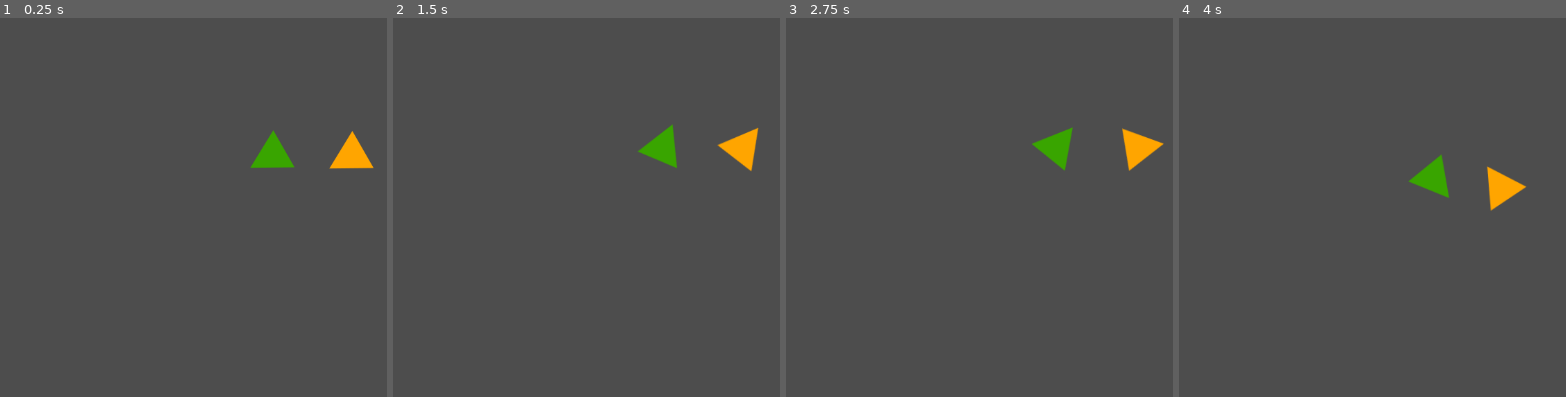
Above: before the commit, frames 1-4 (left to right).
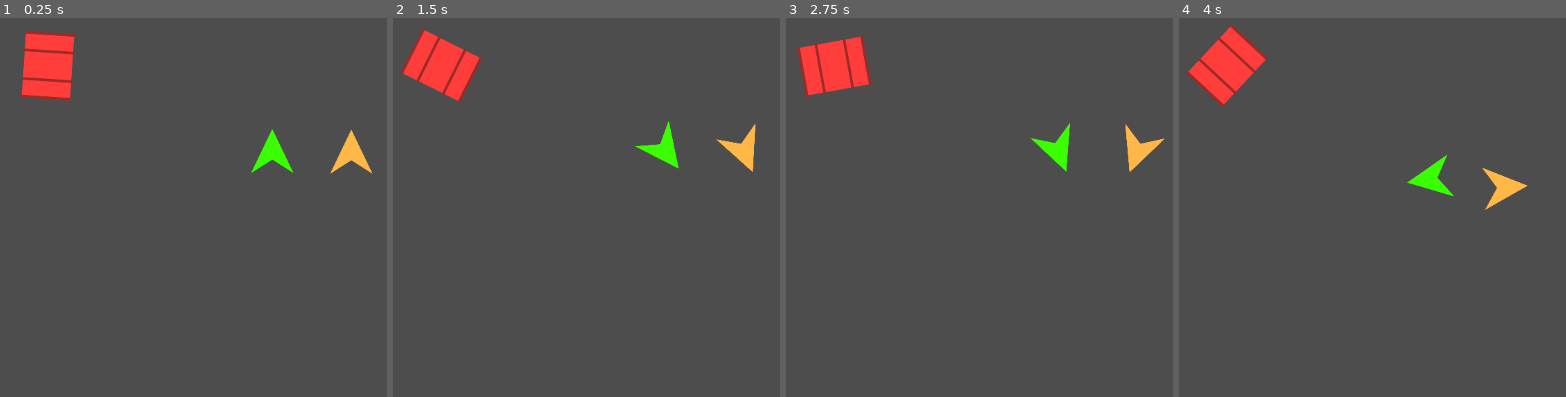
Above: after the commit, the same moments.

Repository: tsraveling/dog-fight
Game: Godot game, scene res://prototypes/flight-model/ProtoFlightModel.tscn
Two runs of this game, one before a commit and one after it. Both use one fixed random seed, a clock stepped at 60 frames per second and the inputs below.
Inputs:
- Up to frame 1 (0.25 s): no input
- Up to frame 2 (1.5 s): tap Enter at 0.5 s; hold D (move_right) 0.53-1.28 s; hold A (move_left) from 1.28 s (still down)
- Up to frame 3 (2.75 s): release A (move_left) at 2.03 s; hold D (move_right) from 2.03 s (still down)
- Up to frame 4 (4 s): release D (move_right) at 2.78 s; hold W (move_up) 2.78-3.53 s; hold A (move_left) from 3.53 s (still down)

The runs differ from the first frame. In frame 1, 3.5% of the frame differs, in the area x 5-97%, y 3-42%; in frame 2, 3.5%; in frame 3, 3.5%; in frame 4, 3.5%.

Commit message:
adds barrel, changes ship icon

Diff:
--- a/client/prototypes/flight-model/ProtoFlightModel.tscn
+++ b/client/prototypes/flight-model/ProtoFlightModel.tscn
@@ -1,15 +1,26 @@
-[gd_scene load_steps=4 format=3 uid="uid://dd5pg7d1rf4es"]
+[gd_scene load_steps=7 format=3 uid="uid://dd5pg7d1rf4es"]
 
 [ext_resource type="PackedScene" uid="uid://d4friu48rt3e3" path="res://prototypes/flight-model/ship/proto-ship.tscn" id="1_h5wyc"]
 [ext_resource type="PackedScene" uid="uid://l43o75meywml" path="res://prototypes/flight-model/ship/proto-ship2.tscn" id="2_hibgq"]
 [ext_resource type="Script" path="res://prototypes/flight-model/ship/proto_ship_2.gd" id="3_b3st3"]
+[ext_resource type="Texture2D" uid="uid://dl0bxvdrpmd0q" path="res://assets/art/dev/ship.png" id="4_8kdtw"]
+[ext_resource type="PackedScene" uid="uid://durquigb4jng4" path="res://prototypes/flight-model/barrel/barrel.tscn" id="5_ihrxn"]
+[ext_resource type="Script" path="res://prototypes/flight-model/barrel/barrel.gd" id="6_y8rtx"]
 
 [node name="ProtoFlightModel" type="Node2D"]
 position = Vector2(587, 291)
 
 [node name="CharacterShip" parent="." instance=ExtResource("1_h5wyc")]
+modulate = Color(1, 0.721569, 0.278431, 1)
 position = Vector2(45, 3)
 THRUST_FORCE = 6000.0
+
+[node name="CollisionPolygon2D" parent="CharacterShip" index="0"]
+polygon = PackedVector2Array(0, -32, -30.75, 32, 0, 12.5, 30.75, 32)
+
+[node name="Sprite2D" parent="CharacterShip" index="1"]
+scale = Vector2(0.25, 0.25)
+texture = ExtResource("4_8kdtw")
 
 [node name="RigidShip" parent="." instance=ExtResource("2_hibgq")]
 modulate = Color(0.223529, 1, 0, 1)
@@ -18,3 +29,23 @@
 inertia = 1.0
 script = ExtResource("3_b3st3")
 THRUST_FORCE = 6000.0
+
+[node name="CollisionPolygon2D" parent="RigidShip" index="0"]
+polygon = PackedVector2Array(-30.75, 32, 0, -32, 30.75, 32, 0, 12.5)
+
+[node name="Sprite2D" parent="RigidShip" index="1"]
+scale = Vector2(0.25, 0.25)
+texture = ExtResource("4_8kdtw")
+
+[node name="Barrel" parent="." instance=ExtResource("5_ihrxn")]
+position = Vector2(-392, -121)
+gravity_scale = 0.0
+script = ExtResource("6_y8rtx")
+ROTATION_SPEED = null
+
+[node name="CollisionShape2D" parent="Barrel" index="1"]
+visible = false
+
+[editable path="CharacterShip"]
+[editable path="RigidShip"]
+[editable path="Barrel"]
--- /dev/null
+++ b/client/prototypes/flight-model/barrel/barrel.gd
@@ -0,0 +1,6 @@
+extends RigidBody2D
+
+@export var ROTATION_SPEED: float = 2.0
+
+func _physics_process(delta: float) -> void:
+	rotation += ROTATION_SPEED * delta  # Rotate right
--- /dev/null
+++ b/client/prototypes/flight-model/barrel/barrel.tscn
@@ -0,0 +1,16 @@
+[gd_scene load_steps=3 format=3 uid="uid://durquigb4jng4"]
+
+[ext_resource type="Texture2D" uid="uid://cfps06dk4cey4" path="res://assets/art/dev/barrel.png" id="2_8dtfq"]
+
+[sub_resource type="RectangleShape2D" id="RectangleShape2D_ufm5a"]
+size = Vector2(69.5, 96)
+
+[node name="Barrel" type="RigidBody2D"]
+
+[node name="Sprite2D" type="Sprite2D" parent="."]
+scale = Vector2(0.75, 0.75)
+texture = ExtResource("2_8dtfq")
+
+[node name="CollisionShape2D" type="CollisionShape2D" parent="."]
+position = Vector2(-0.5, 0)
+shape = SubResource("RectangleShape2D_ufm5a")
Binary file added: client/assets/art/dev/barrel.png
Not shown, added: client/assets/art/dev/barrel.png.import
Binary file added: client/assets/art/dev/ship.png
Not shown, added: client/assets/art/dev/ship.png.import
